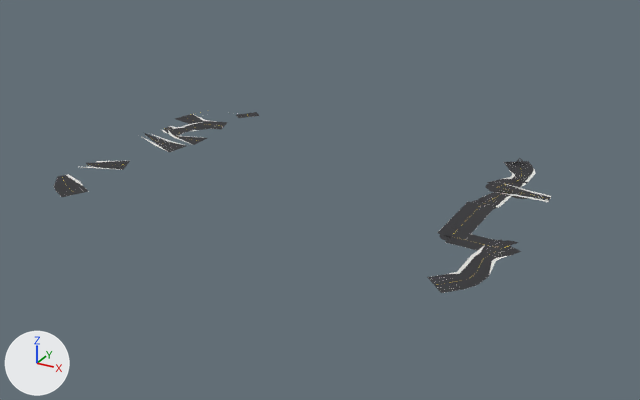
The glTF model docs/assets/models/roadway_chunks/chunk_2_4.glb: old version first, new version second.
Rendered twice from a 50 mm camera at (1703.0, -2965.0, 379.0) aimed at (1265.0, -2168.0, -20.0). Every picture has the same lights, and +X, +Y and +Z are marked at lower left. The picture after the commit comes second. Vertices at exactly the same position are counted once.

The first picture shows 'road_asphalt', 'sidewalk_concrete' and 2 more.
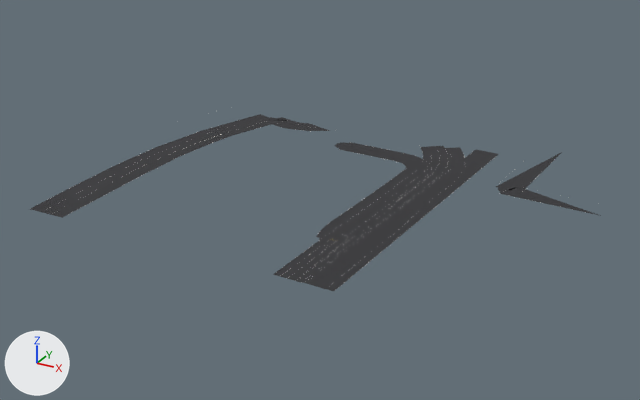
Location of each change, [x1, y1, x2, y2] in pixels of the pictures (640 x 400 px; the box of a moved part takes in the faces that stretch with it):
'road_asphalt', reshaped (15% wider)
    before: [54, 112, 551, 293]
    after: [30, 114, 601, 291]
'sidewalk_concrete', deleted
    before: [53, 114, 551, 275]
part 1 of me_road_asphalt, moved or reshaped
    before: [485, 184, 494, 190]
    after: [498, 187, 508, 192]
part 2 of me_road_asphalt, moved or reshaped (not visible afterwards)
    before: [439, 234, 451, 241]
part 3 of me_road_asphalt, moved or reshaped
    before: [200, 122, 218, 127]
    after: [335, 142, 348, 148]
part 4 of me_road_asphalt, rebuilt (63% wider, 55% taller)
    before: [489, 182, 551, 201]
    after: [499, 186, 601, 216]
part 5 of me_road_asphalt, deleted
    before: [54, 112, 534, 293]
part 6 of me_road_asphalt, built on
    before: [91, 161, 130, 170]
    after: [30, 114, 562, 291]

The change, as a diff of the scene's bpy script:
```diff
--- a/docs/assets/models/roadway_chunks/chunk_2_4.glb.py
+++ b/docs/assets/models/roadway_chunks/chunk_2_4.glb.py
@@ me_road_asphalt @@
 # used by ob_road_asphalt; location = (0.0, 0.0, 0.0)
-me_road_asphalt.from_pydata(...)  # 383 vertices, 311 faces; spans x 983.0..1510.0, y -2335.0..-1983.0, z 0.0
+me_road_asphalt.from_pydata(...)  # 209 vertices, 173 faces; spans x 1029.0..1559.0, y -2374.0..-1938.0, z 0.0
+# me_road_asphalt part 1: the loose piece of 13 vertices spanning x 1427.0..1450.0, y -2095.0..-2072.0, z 0.0 is moved by (14.0, 0.0, 0.0)
+# me_road_asphalt part 2: the loose piece of 13 vertices spanning x 1429.0..1452.0, y -2235.0..-2212.0, z 0.0 is moved by (-100.0, -61.0, 0.0)
+# me_road_asphalt part 3: the loose piece of 13 vertices spanning x 1027.0..1050.0, y -2072.0..-2049.0, z 0.0 is moved by (193.0, 14.0, 0.0)
+# me_road_asphalt part 4: the loose piece of 6 vertices spanning x 1436.0..1500.0, y -2099.0..-2069.0, z 0.0 is rebuilt with 5 vertices and now spans x 1446.0..1559.0, y -2105.0..-2071.0, z 0.0
+# me_road_asphalt part 5: 36 loose pieces with 301 vertices, spanning x 983.0..1510.0, y -2335.0..-1983.0, z 0.0, are deleted
+# me_road_asphalt part 6: 5 vertices removed from x 992.0..1047.0, y -2251.0..-2214.0, z 0.0; 133 vertices added at x 1029.0..1474.0, y -2374.0..-1938.0, z 0.0
+# other edits to the shape of me_road_asphalt do not show in these pictures
 me_road_asphalt.materials.append(mat_road_asphalt)
@@ ob_sidewalk_concrete @@
-ob_sidewalk_concrete = bpy.data.objects.new('sidewalk_concrete', me_sidewalk_concrete)
-ob_sidewalk_concrete.location = (0.0, 0.0, 0.0)
```
